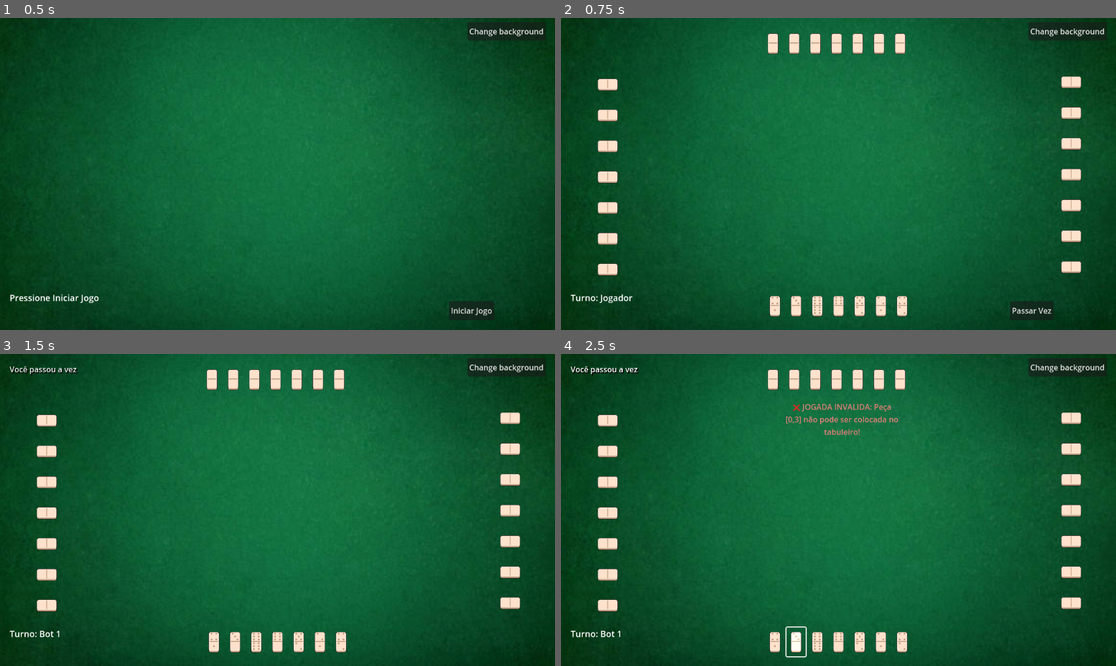
Above: before the commit, frames 1-4 (two rows, left to right).
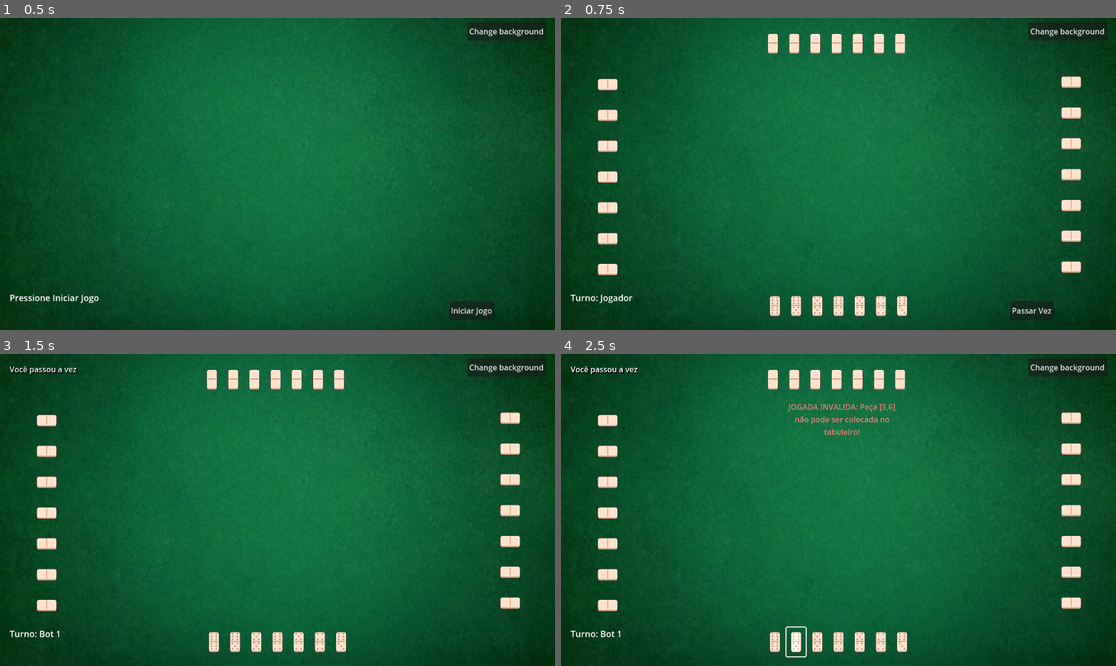
Above: after the commit, the same moments.

Repository: Pbgsa/dominozada-game
Game: Godot game, scene res://scenes/board.tscn
The game is run twice, just before and just after one commit, with the same random seed, the same clock (stepped at 60 frames per second) and the same inputs.
Inputs (mouse positions are in pixels of both pictures, inside the frame that each line leads up to):
- Up to frame 1 (0.5 s): no input
- Up to frame 2 (0.75 s): click "Iniciar Jogo" at 0.5 s
- Up to frame 3 (1.5 s): click "Passar Vez" at 1.25 s
- Up to frame 4 (2.5 s): click (794, 641) at 2.02 s

Frame 1 is identical in both runs. In frame 2, less than 0.1% of the frame differs, in the area x 37-63%, y 89-95%; in frame 3, less than 0.1%; in frame 4, 0.6%, in the area x 37-63%, y 16-95%.

Commit message:
fix: minor modification names alteration and logic adjustment

Diff:
--- a/godot/dominozada/scenes/game_ui.tscn
+++ b/godot/dominozada/scenes/game_ui.tscn
@@ -5,7 +5,7 @@
 [node name="GameUI" type="CanvasLayer"]
 script = ExtResource("1_x8k2d")
 
-[node name="Control" type="Control" parent="."]
+[node name="MainContainer" type="Control" parent="."]
 layout_mode = 3
 anchors_preset = 15
 anchor_right = 1.0
@@ -14,7 +14,7 @@
 grow_vertical = 2
 mouse_filter = 2
 
-[node name="TurnInfo" type="VBoxContainer" parent="Control"]
+[node name="TurnInfo" type="VBoxContainer" parent="MainContainer"]
 layout_mode = 1
 anchors_preset = 2
 anchor_top = 1.0
@@ -25,12 +25,12 @@
 offset_bottom = -20.0
 grow_vertical = 0
 
-[node name="TurnLabel" type="Label" parent="Control/TurnInfo"]
+[node name="TurnLabel" type="Label" parent="MainContainer/TurnInfo"]
 layout_mode = 2
 theme_override_font_sizes/font_size = 18
 text = "Turno: Jogador"
 
-[node name="ActionButtons" type="HBoxContainer" parent="Control"]
+[node name="ActionButtons" type="HBoxContainer" parent="MainContainer"]
 layout_mode = 1
 anchors_preset = 3
 anchor_left = 1.0
@@ -44,15 +44,15 @@
 grow_horizontal = 0
 grow_vertical = 0
 
-[node name="PassButton" type="Button" parent="Control/ActionButtons"]
+[node name="PassButton" type="Button" parent="MainContainer/ActionButtons"]
 layout_mode = 2
 text = "Passar Vez"
 
-[node name="StartButton" type="Button" parent="Control/ActionButtons"]
+[node name="StartButton" type="Button" parent="MainContainer/ActionButtons"]
 layout_mode = 2
 text = "Iniciar Jogo"
 
-[node name="GameOverPanel" type="Panel" parent="Control"]
+[node name="GameOverPanel" type="Panel" parent="MainContainer"]
 visible = false
 layout_mode = 1
 anchors_preset = 8
@@ -67,7 +67,7 @@
 grow_horizontal = 2
 grow_vertical = 2
 
-[node name="VBox" type="VBoxContainer" parent="Control/GameOverPanel"]
+[node name="GameOverContent" type="VBoxContainer" parent="MainContainer/GameOverPanel"]
 layout_mode = 1
 anchors_preset = 15
 anchor_right = 1.0
@@ -79,20 +79,20 @@
 grow_horizontal = 2
 grow_vertical = 2
 
-[node name="WinnerLabel" type="Label" parent="Control/GameOverPanel/VBox"]
+[node name="WinnerLabel" type="Label" parent="MainContainer/GameOverPanel/GameOverContent"]
 layout_mode = 2
 theme_override_font_sizes/font_size = 24
 text = "Jogador Venceu!"
 horizontal_alignment = 1
 
-[node name="ReasonLabel" type="Label" parent="Control/GameOverPanel/VBox"]
+[node name="ReasonLabel" type="Label" parent="MainContainer/GameOverPanel/GameOverContent"]
 layout_mode = 2
 text = "Mão vazia!"
 horizontal_alignment = 1
 
-[node name="HSeparator" type="HSeparator" parent="Control/GameOverPanel/VBox"]
+[node name="HSeparator" type="HSeparator" parent="MainContainer/GameOverPanel/GameOverContent"]
 layout_mode = 2
 
-[node name="NewGameButton" type="Button" parent="Control/GameOverPanel/VBox"]
+[node name="NewGameButton" type="Button" parent="MainContainer/GameOverPanel/GameOverContent"]
 layout_mode = 2
 text = "Novo Jogo"
--- a/godot/dominozada/scripts/domino_set.gd
+++ b/godot/dominozada/scripts/domino_set.gd
@@ -42,6 +42,7 @@
 
 func reset():
 	"""Reinicia o conjunto completo"""
+	shuffle()
 	generate_full_set()
 
 func has_piece(piece: Dictionary) -> bool:
--- a/godot/dominozada/scripts/game_manager.gd
+++ b/godot/dominozada/scripts/game_manager.gd
@@ -26,8 +26,7 @@
 
 enum GameOverReason {
 	EMPTY_HAND,
-	ALL_PASSED,
-	BLOCKED_GAME
+	ALL_PASSED
 }
 
 var current_state: GameState = GameState.MENU
@@ -37,7 +36,6 @@
 var players: Array[RefCounted] = []
 var board: Node
 var consecutive_passes: int = 0
-var game_blocked: bool = false
 
 func _ready():
 	# Inicializar componentes do jogo
@@ -51,15 +49,15 @@
 	board = get_tree().current_scene if get_tree().current_scene.has_method("can_place_piece") else null
 
 	if board:
-		print("✅ Board encontrado com sucesso!")
+		print("Board encontrado com sucesso!")
 	else:
-		print("⚠️ Board não encontrado - tentando localizar...")
+		print("Board não encontrado - tentando localizar...")
 		# Tentar encontrar o board na cena atual
 		var scene_root = get_tree().current_scene
 		for child in scene_root.get_children():
 			if child.has_method("can_place_piece"):
 				board = child
-				print("✅ Board encontrado:", child.name)
+				print("Board encontrado:", child.name)
 				break
 
 func setup_players():
@@ -81,15 +79,13 @@
 
 func start_new_game():
 	"""Inicia uma nova partida"""
-	print("🎮 Iniciando novo jogo...")
+	print("Iniciando novo jogo...")
 	current_state = GameState.PLAYING
 	current_player = 0
 	consecutive_passes = 0
-	game_blocked = false
 
 	# Resetar conjunto de dominó
 	domino_set.reset()
-	domino_set.shuffle()
 
 	# Limpar board se existir
 	if board and board.has_method("clear_board"):
@@ -101,7 +97,7 @@
 	# Jogador humano sempre começa
 	current_player = 0
 
-	print("🎯 Primeiro jogador: ", players[current_player].player_name)
+	print("Primeiro jogador: ", players[current_player].player_name)
 
 	game_started.emit()
 	turn_changed.emit(current_player)
@@ -137,21 +133,21 @@
 func play_piece(player_id: int, piece: Dictionary, side: String) -> bool:
 	"""Tenta jogar uma peça"""
 	if current_player != player_id or current_state != GameState.PLAYING:
-		print("❌ Jogada rejeitada: não é o turno do jogador ou jogo não está ativo")
+		print("Jogada rejeitada: não é o turno do jogador ou jogo não está ativo")
 		return false
 
 	var player = players[player_id]
 	if not player.has_piece(piece):
-		print("❌ Jogada rejeitada: jogador não tem a peça")
+		print("Jogada rejeitada: jogador não tem a peça")
 		return false
 
 	# Validar jogada no tabuleiro
 	if not board:
-		print("❌ Erro: Board não encontrado!")
+		print("Erro: Board não encontrado!")
 		return false
 
 	if board.can_place_piece(piece, side):
-		print("✅ Jogando peça [%d,%d] no lado %s" % [piece.a, piece.b, side])
+		print("Jogando peça [%d,%d] no lado %s" % [piece.a, piece.b, side])
 		board.place_piece(piece, side)
 		player.remove_piece_from_hand(piece)
 		consecutive_passes = 0
@@ -171,7 +167,7 @@
 		next_turn()
 		return true
 	else:
-		print("❌ Jogada rejeitada: peça não pode ser colocada no lado especificado")
+		print("Jogada rejeitada: peça não pode ser colocada no lado especificado")
 
 	return false
 
@@ -248,8 +244,6 @@
 			return "Mão vazia!"
 		GameOverReason.ALL_PASSED:
 			return "Todos passaram - vencedor por pontos!"
-		GameOverReason.BLOCKED_GAME:
-			return "Jogo bloqueado!"
 		_:
 			return "Jogo terminado!"
 
--- a/godot/dominozada/scripts/game_ui.gd
+++ b/godot/dominozada/scripts/game_ui.gd
@@ -1,12 +1,12 @@
 extends CanvasLayer
 
-@onready var turn_label := $Control/TurnInfo/TurnLabel
-@onready var pass_button := $Control/ActionButtons/PassButton
-@onready var start_button := $Control/ActionButtons/StartButton
-@onready var game_over_panel := $Control/GameOverPanel
-@onready var winner_label := $Control/GameOverPanel/VBox/WinnerLabel
-@onready var reason_label := $Control/GameOverPanel/VBox/ReasonLabel
-@onready var new_game_button := $Control/GameOverPanel/VBox/NewGameButton
+@onready var turn_label := $MainContainer/TurnInfo/TurnLabel
+@onready var pass_button := $MainContainer/ActionButtons/PassButton
+@onready var start_button := $MainContainer/ActionButtons/StartButton
+@onready var game_over_panel := $MainContainer/GameOverPanel
+@onready var winner_label := $MainContainer/GameOverPanel/GameOverContent/WinnerLabel
+@onready var reason_label := $MainContainer/GameOverPanel/GameOverContent/ReasonLabel
+@onready var new_game_button := $MainContainer/GameOverPanel/GameOverContent/NewGameButton
 
 var game_manager: Node
 
@@ -27,7 +27,7 @@
 	new_game_button.pressed.connect(_on_new_game_button_pressed)
 
 	# UI inicial - permitir inputs passarem através por padrão
-	$Control.mouse_filter = Control.MOUSE_FILTER_IGNORE
+	$MainContainer.mouse_filter = Control.MOUSE_FILTER_IGNORE
 	update_ui_state()
 
 func _on_turn_changed(player_id: int):
@@ -50,7 +50,7 @@
 	pass_button.visible = false
 
 	# Quando game over está visível, interceptar inputs para modal
-	$Control.mouse_filter = Control.MOUSE_FILTER_STOP
+	$MainContainer.mouse_filter = Control.MOUSE_FILTER_STOP
 
 func _on_game_started():
 	"""Jogo iniciado"""
@@ -59,7 +59,7 @@
 	update_ui_state()
 
 	# Permitir inputs passarem através quando não em game over
-	$Control.mouse_filter = Control.MOUSE_FILTER_IGNORE
+	$MainContainer.mouse_filter = Control.MOUSE_FILTER_IGNORE
 
 func _on_player_passed(player_id: int):
 	"""Jogador passou a vez"""
@@ -84,7 +84,7 @@
 	if game_manager:
 		game_manager.start_new_game()
 		# Permitir inputs passarem através
-		$Control.mouse_filter = Control.MOUSE_FILTER_IGNORE
+		$MainContainer.mouse_filter = Control.MOUSE_FILTER_IGNORE
 
 func update_ui_state():
 	"""Atualiza estado geral da UI"""
@@ -96,14 +96,14 @@
 			game_over_panel.visible = false
 			turn_label.text = "Pressione Iniciar Jogo"
 			# No menu, permitir inputs passarem através
-			$Control.mouse_filter = Control.MOUSE_FILTER_IGNORE
+			$MainContainer.mouse_filter = Control.MOUSE_FILTER_IGNORE
 
 		1:  # PLAYING
 			start_button.visible = false
 			pass_button.visible = game_manager.is_human_turn()
 			game_over_panel.visible = false
 			# Durante o jogo, permitir inputs passarem através
-			$Control.mouse_filter = Control.MOUSE_FILTER_IGNORE
+			$MainContainer.mouse_filter = Control.MOUSE_FILTER_IGNORE
 
 		2:  # GAME_OVER
 			pass_button.visible = false
@@ -132,7 +132,7 @@
 		temp_label.add_theme_color_override("font_shadow_color", Color.BLACK)
 		temp_label.add_theme_constant_override("shadow_offset_x", 2)
 		temp_label.add_theme_constant_override("shadow_offset_y", 2)
-		$Control.add_child(temp_label)
+		$MainContainer.add_child(temp_label)
 
 	# Configurar mensagem
 	temp_label.text = message
--- a/godot/dominozada/scripts/player_hand.gd
+++ b/godot/dominozada/scripts/player_hand.gd
@@ -33,7 +33,7 @@
 		game_manager.piece_played.connect(_on_piece_played)
 
 func add_piece(a: int, b: int):
-	print("➕ Adicionando peça [%d,%d] à mão" % [a, b])
+	print("Adicionando peça [%d,%d] à mão" % [a, b])
 	var button = piece_button_scene.instantiate()
 	button.size_flags_horizontal = Control.SIZE_SHRINK_CENTER
 	add_child(button)
@@ -41,7 +41,7 @@
 	await get_tree().process_frame
 	button.set_piece_values(a, b, "up")
 	button.pressed.connect(func(): _on_piece_selected(button))
-	print("🔗 Botão da peça [%d,%d] conectado" % [a, b])
+	print("Botão da peça [%d,%d] conectado" % [a, b])
 
 	var piece_data = {"a": a, "b": b, "dir": "up"}
 	hand_pieces.append(piece_data)
@@ -49,23 +49,23 @@
 
 func _on_piece_selected(button):
 	var piece_data = button.get_piece_values()
-	print("🎯 Peça selecionada: [%d,%d]" % [piece_data.a, piece_data.b])
+	print("Peça selecionada: [%d,%d]" % [piece_data.a, piece_data.b])
 
 	# Verificar se é o turno do jogador humano (só se GameManager estiver ativo)
 	if game_manager and game_manager.current_state == 1:  # 1 = PLAYING
-		print("🎮 GameManager ativo, verificando turno...")
+		print("GameManager ativo, verificando turno...")
 		if not game_manager.is_human_turn():
 			show_invalid_move_message(piece_data, "Não é seu turno!")
 			return
 	else:
-		print("🔄 Modo fallback (sem GameManager ou jogo não iniciado)")
+		print("Modo fallback (sem GameManager ou jogo não iniciado)")
 
 	# Clear previous selection visual
 	clear_selection_visual()
 
 	# Check if piece can be played and get available sides
 	var connection_info = board_reference.get_connection_info(piece_data.a, piece_data.b)
-	print("🔍 Informação de conexão: ", connection_info)
+	print("Informação de conexão: ", connection_info)
 
 	if not connection_info.can_connect:
 		show_invalid_move_message(piece_data, "Esta peça não pode ser jogada!")
@@ -77,22 +77,22 @@
 
 	# Determine available placement sides
 	var available_sides = get_available_sides(piece_data)
-	print("📍 Lados disponíveis: ", available_sides)
+	print("Lados disponíveis: ", available_sides)
 
 	if available_sides.size() == 0:
 		show_invalid_move_message(piece_data, "Nenhuma jogada possível!")
 		clear_selection_visual()
 	elif available_sides.size() == 1:
-		print("✅ Apenas um lado disponível, jogando automaticamente...")
+		print("Apenas um lado disponível, jogando automaticamente...")
 		# Only one option, place directly
 		_on_placement_side_selected(available_sides[0], piece_data)
 	else:
-		print("🎲 Múltiplas opções, mostrando UI de seleção...")
+		print("Múltiplas opções, mostrando UI de seleção...")
 		# Multiple options, show placement UI
 		if placement_options:
 			placement_options.show_options(piece_data, available_sides)
 		else:
-			print("❌ Erro: placement_options não encontrado!")
+			print("Erro: placement_options não encontrado!")
 
 func get_available_sides(piece_data: Dictionary) -> Array[String]:
 	"""Get available placement sides for a piece"""
@@ -166,7 +166,7 @@
 
 func show_invalid_move_message(piece_data: Dictionary, custom_message: String = ""):
 	"""Shows message when a move is invalid"""
-	var message = "❌ JOGADA INVALIDA: Peça [%d,%d] não pode ser colocada no tabuleiro!" % [piece_data.a, piece_data.b]
+	var message = "JOGADA INVALIDA: Peça [%d,%d] não pode ser colocada no tabuleiro!" % [piece_data.a, piece_data.b]
 	print(message)
 
 	# Show visual notification
@@ -188,22 +188,22 @@
 
 func _setup_ui():
 	"""Setup UI elements after the scene is ready"""
-	print("🔧 Configurando UI do player_hand...")
+	print("Configurando UI do player_hand...")
 
 	# Create placement options UI
 	placement_options = placement_options_scene.instantiate()
 	get_tree().current_scene.add_child(placement_options)
 	placement_options.side_selected.connect(_on_placement_side_selected)
 	placement_options.placement_cancelled.connect(_on_placement_cancelled)
-	print("✅ placement_options criado e conectado")
+	print("placement_options criado e conectado")
 
 	# Create invalid move message UI
 	if invalid_message_scene:
 		invalid_message = invalid_message_scene.instantiate()
 		get_tree().current_scene.add_child(invalid_message)
-		print("✅ invalid_message criado")
-	else:
-		print("⚠️ invalid_message_scene não encontrado")
+		print("invalid_message criado")
+	else:
+		print("invalid_message_scene não encontrado")
 
 func _on_game_started():
 	"""Limpa a mão quando o jogo inicia"""
@@ -224,5 +224,5 @@
 func _on_piece_played(player_id: int, piece: Dictionary):
 	"""Chamada quando uma peça é jogada pelo GameManager"""
 	if player_id == 0:  # Só remove da UI se for o jogador humano
-		print("🎯 Removendo peça [%d,%d] da UI após jogada" % [piece.a, piece.b])
+		print("Removendo peça [%d,%d] da UI após jogada" % [piece.a, piece.b])
 		remove_piece_from_hand(piece)
